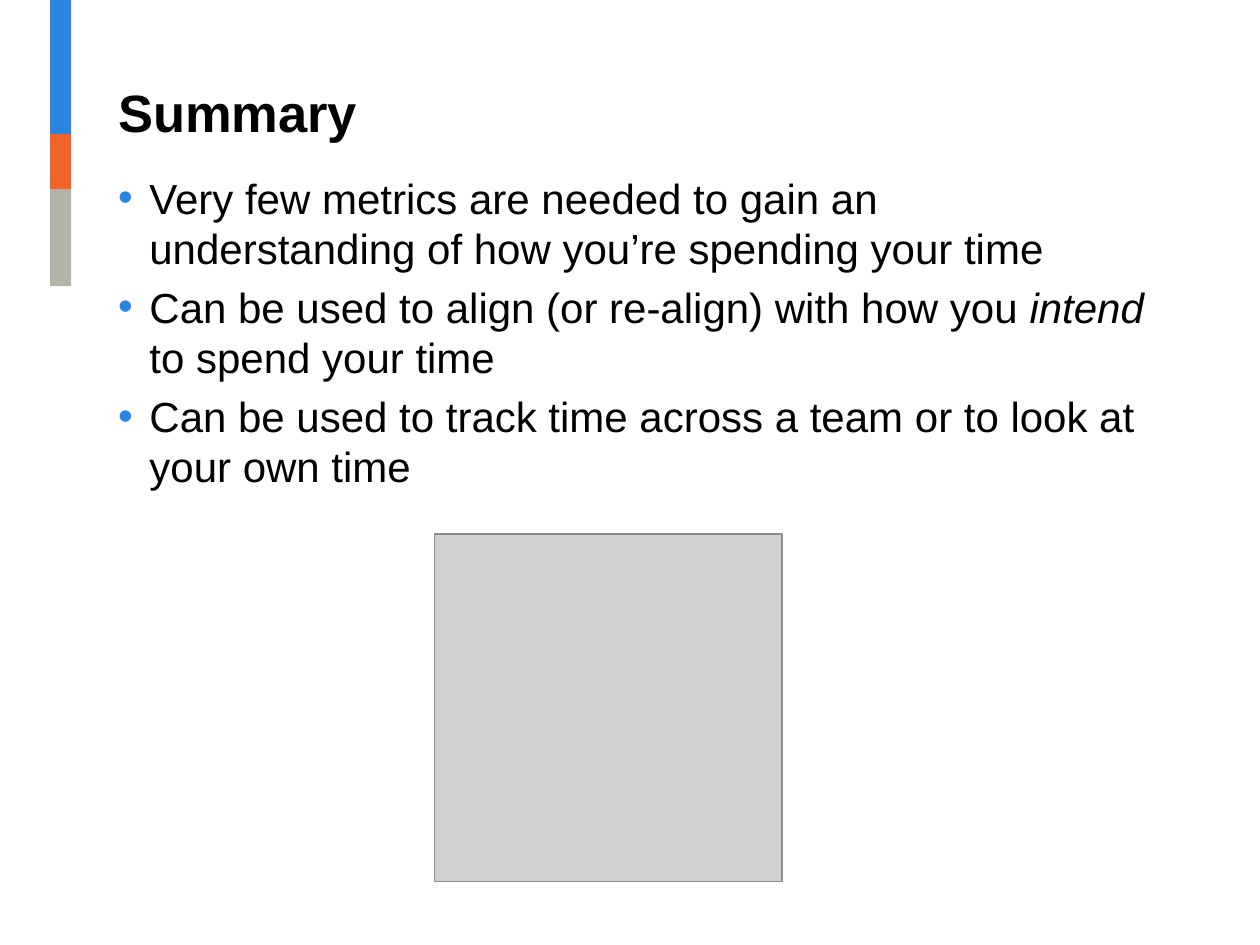
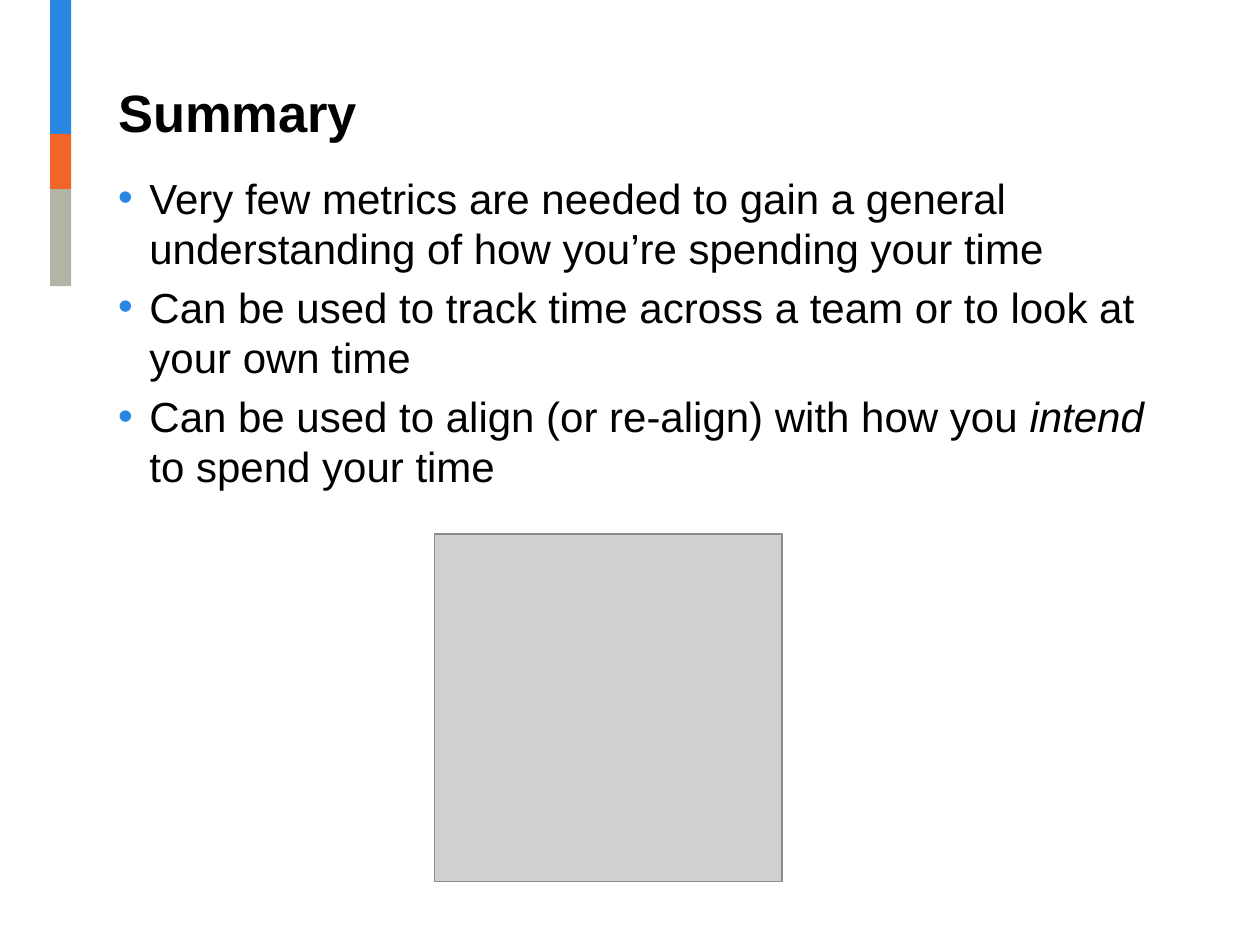
Before and after one commit to jalavery/timetrackR, a slide deck: slide 36 of RLadies timetrackR Presentation.pptx (slide 28 before the commit). Drawn at 1260x945 pixels with LibreOffice and Linux fonts; fonts in the diff are those of the drawing; grey boxes stand for pictures; background and template pictures are left out. Boxes give left, top, right and bottom in pixels: in the first picture for what was removed or moved away, otherwise in the second. Text is boxed around its words. In the diff, an @@ line names an element or a change of style, - is before the commit and + after.

```diff
--- a/RLadies timetrackR Presentation.pptx
+++ b/RLadies timetrackR Presentation.pptx
@@ text at box(149, 183, 1134, 382): text changed @@
-• Very few metrics are needed to gain an understanding of how you’re spending your time
+• Very few metrics are needed to gain a general understanding of how you’re spending your time
+• Can be used to track time across a team or to look at your own time
@@ text at box(149, 401, 1134, 491): paragraph removed @@
-• Can be used to track time across a team or to look at your own time
```
Also in this commit, not shown: 6 other slides changed, 8 slides added, 1 slide removed, 4 other files.
